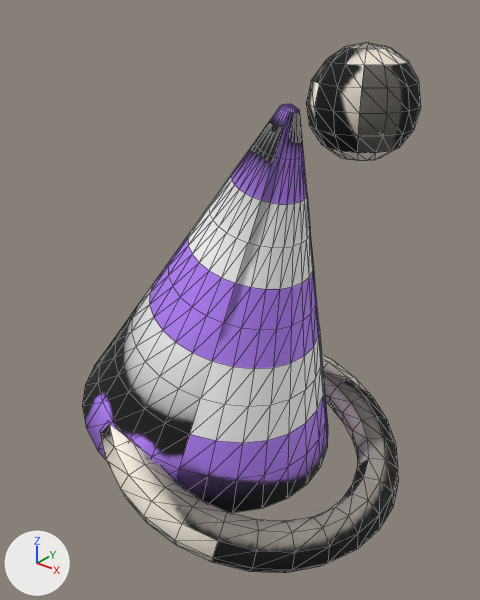
The glTF model client/public/models/hat_party.glb: old version first, new version second.
Both versions are drawn from a 50 mm camera at (0.403, -0.45, 0.636) aimed at (0.044, -0.002, 0.358). The lights are fixed; the arrows at lower left show +X, +Y and +Z. The first picture is the older version. Mesh edges are drawn as thin lines. Vertices at exactly the same position are counted once.

The older version as bpy lines, for what is in view:
```python
me_hat_party = bpy.data.meshes.new('hat_party')
me_hat_party.from_pydata(...)  # 634 vertices, 1260 faces; spans x -0.13..0.212, y -0.157..0.157, z 0.153..0.595
# faces by material slot: [392, 224, 644]
me_hat_party.materials.append(mat_accent)
me_hat_party.materials.append(mat_stripe)  # picture img_hat_party_ao
me_hat_party.materials.append(mat_fluff)
ob_hat_party = bpy.data.objects.new('hat_party', me_hat_party)
ob_hat_party.location = (0.0, 0.0, 0.0)
```
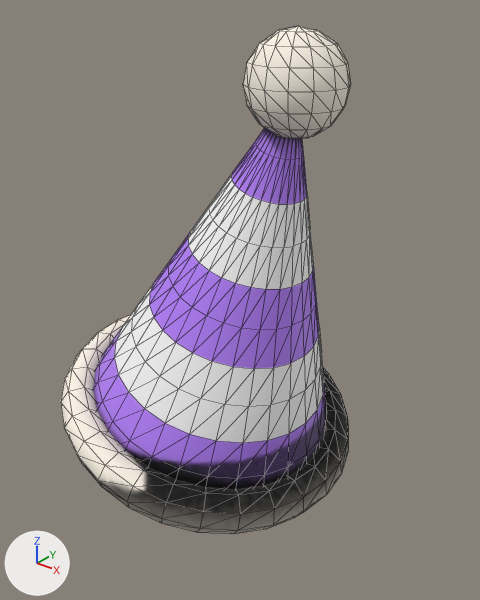
Scene script edits in JSON lines:
```json
{"block": "me_hat_party", "where": "# used by ob_hat_party; location = (0.0, 0.0, 0.0)"}
{"op": "remove", "block": "me_hat_party", "code": "me_hat_party.from_pydata(...)  # 634 vertices, 1260 faces; spans x -0.13..0.212, y -0.157..0.157, z 0.153..0.595"}
{"op": "add", "block": "me_hat_party", "code": "me_hat_party.from_pydata(...)  # 634 vertices, 1260 faces; spans x -0.15..0.152, y -0.157..0.157, z 0.161..0.603"}
{"block": "me_hat_party", "change": "me_hat_party part 1: the loose piece of 224 vertices spanning x -0.09..0.212, y -0.157..0.157, z 0.153..0.27 is moved by (-0.059, 0.0, 0.008)"}
{"block": "me_hat_party", "change": "me_hat_party part 2: the loose piece of 100 vertices spanning x 0.118..0.2, y -0.042..0.042, z 0.511..0.595 is moved by (-0.059, 0.0, 0.008)"}
{"block": "me_hat_party", "change": "me_hat_party part 3: 1224 kept faces spanning x -0.15..0.152, y -0.157..0.157, z 0.161..0.603 get new texture (UV) coordinates"}
```

What differs and where, as boxes (x1, y1, x2, y2) in the pictures (480 x 600 px; the box of a moved part takes in the faces that stretch with it):
```json
{"object": "hat_party", "change": "reshaped", "before": [82, 42, 421, 573], "after": [61, 26, 350, 534], "on screen": "15% narrower"}
{"part": 1, "of": "me_hat_party", "change": "moved or reshaped", "before": [100, 354, 399, 573], "after": [61, 315, 349, 534]}
{"part": 2, "of": "me_hat_party", "change": "moved or reshaped", "before": [306, 42, 421, 161], "after": [243, 26, 350, 139]}
{"part": 3, "of": "me_hat_party", "change": "surface changed", "before": [82, 42, 421, 573], "after": [61, 26, 350, 534]}
```
